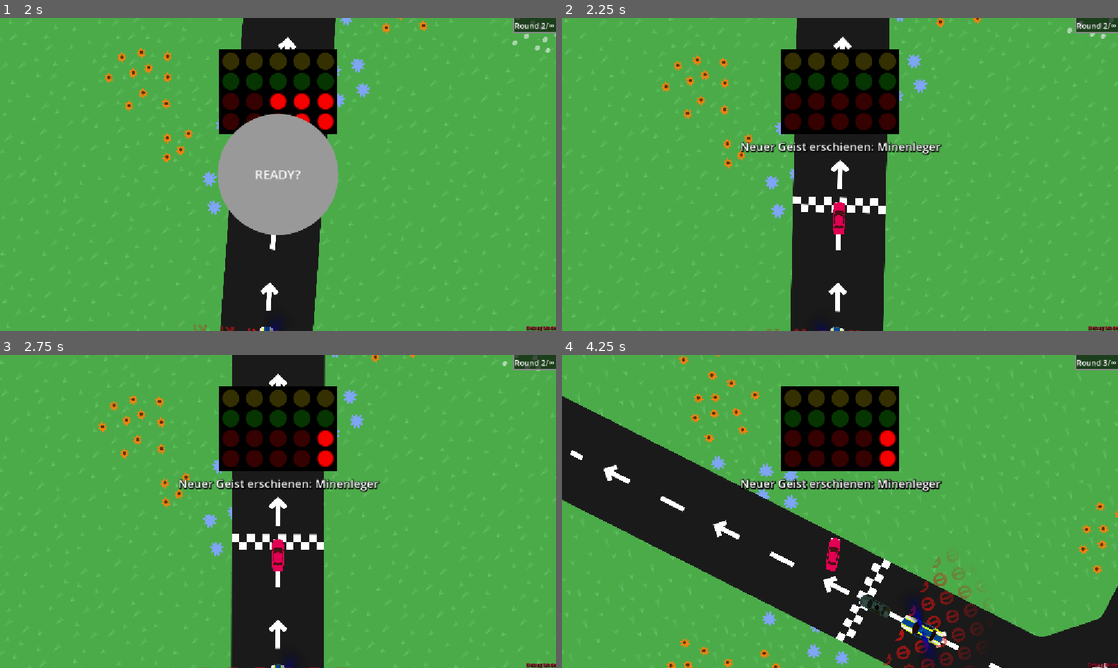
Above: before the commit, frames 1-4 (two rows, left to right).
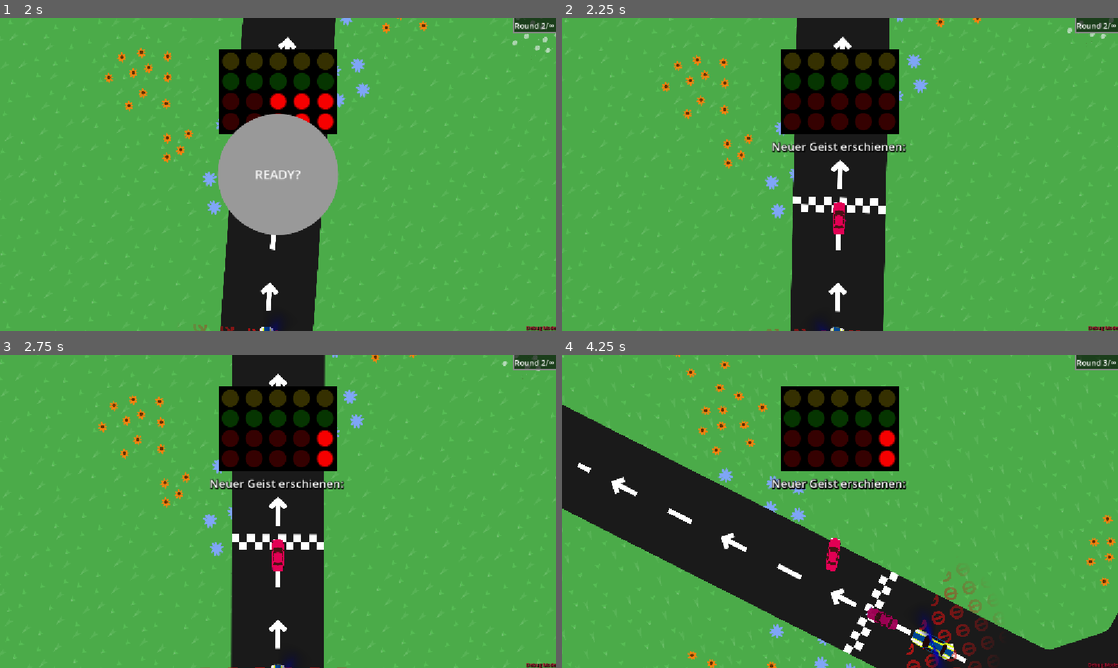
Above: after the commit, the same moments.

Repository: KIT-GameJam/dattel-jam
Game: Godot game, scene res://core/game_manager.tscn
Two runs of this game, one before a commit and one after it. Both use one fixed random seed, a clock stepped at 60 frames per second and the inputs below. Sound files missing from this copy of the repository are replaced by a short silence.
Inputs (mouse positions are in pixels of both pictures, inside the frame that each line leads up to):
- Up to frame 1 (2 s): click "READY?" at 0.5 s; move the mouse to (400, 158) at 1.27 s; hold D (right) from 1.28 s (still down); tap Space (temp_reach_goal) at 1.35 s
- Up to frame 2 (2.25 s): release D (right) at 2 s; click "READY?" at 2 s
- Up to frame 3 (2.75 s): no input
- Up to frame 4 (4.25 s): move the mouse to (728, 527) at 2.77 s; hold S (down) 2.78-3.53 s; tap Space (temp_reach_goal) at 2.85, 3.6 s; move the mouse to (895, 442) at 3.52 s; hold D (right) from 3.53 s (still down)

Frame 1 is identical in both runs. In frame 2, 0.9% of the frame differs, in the area x 32-69%, y 11-69%; in frame 3, 0.9%; in frame 4, 13%, in the area x 0-100%, y 0-100%.

Commit message:
du musst der aller erste sein (sonst gg)

Diff:
--- a/core/car.tscn
+++ /dev/null
@@ -1,59 +0,0 @@
-[gd_scene format=3 uid="uid://bjhhdrusuxlsr"]
-
-[ext_resource type="Script" path="res://core/car.gd" id="1_6811t"]
-[ext_resource type="Shader" uid="uid://slb8bxbkx4de" path="res://core/ghost.gdshader" id="1_n01it"]
-[ext_resource type="Texture2D" uid="uid://ok00q6682nb1" path="res://assets/car.svg" id="2_6811t"]
-[ext_resource type="Texture2D" uid="uid://1nvn5r7oornt" path="res://assets/tire.svg" id="4_7a1q3"]
-
-[sub_resource type="ShaderMaterial" id="ShaderMaterial_n01it"]
-shader = ExtResource("1_n01it")
-
-[sub_resource type="RectangleShape2D" id="RectangleShape2D_64ceh"]
-size = Vector2(8, 22)
-
-[node name="Car" type="CharacterBody2D" unique_id=721211325]
-material = SubResource("ShaderMaterial_n01it")
-scale = Vector2(0.75, 0.75)
-collision_layer = 2
-script = ExtResource("1_6811t")
-
-[node name="CollisionShape2D" type="CollisionShape2D" parent="." unique_id=788458496]
-shape = SubResource("RectangleShape2D_64ceh")
-
-[node name="Sprite2D" type="Sprite2D" parent="." unique_id=2103895134]
-use_parent_material = true
-rotation = -1.5707964
-scale = Vector2(0.05, 0.05)
-texture = ExtResource("2_6811t")
-
-[node name="Tire" type="Sprite2D" parent="Sprite2D" unique_id=1926844439]
-z_index = -1
-use_parent_material = true
-position = Vector2(145, 65.50001)
-rotation = 1.5707964
-scale = Vector2(0.25, 0.25)
-texture = ExtResource("4_7a1q3")
-
-[node name="Tire2" type="Sprite2D" parent="Sprite2D" unique_id=690129115]
-z_index = -1
-use_parent_material = true
-position = Vector2(145, -65.5)
-rotation = 1.5707964
-scale = Vector2(0.25, 0.25)
-texture = ExtResource("4_7a1q3")
-
-[node name="Tire3" type="Sprite2D" parent="Sprite2D" unique_id=191449843]
-z_index = -1
-use_parent_material = true
-position = Vector2(-148.33301, 65.5)
-rotation = 1.5707964
-scale = Vector2(0.25, 0.25)
-texture = ExtResource("4_7a1q3")
-
-[node name="Tire4" type="Sprite2D" parent="Sprite2D" unique_id=352449505]
-z_index = -1
-use_parent_material = true
-position = Vector2(-148.33301, -65.50001)
-rotation = 1.5707964
-scale = Vector2(0.25, 0.25)
-texture = ExtResource("4_7a1q3")
--- a/core/ghost_car.gd
+++ b/core/ghost_car.gd
@@ -3,7 +3,8 @@
 
 @export var ghost_name: String
 
-func pausable_physics_process(_delta: float) -> void:
+func _physics_process(_delta: float) -> void:
+	if Global.get_timestamp() <= 0: return
 	var unpackedHistoryEntry: UnpackedHistoryEntry = read_history()
 	global_rotation = unpackedHistoryEntry.rot
 	velocity = unpackedHistoryEntry.vel
--- a/core/global.gd
+++ b/core/global.gd
@@ -17,6 +17,13 @@
 func get_timestamp() -> float:
 	return get_level().get_timestamp()
 
+func is_race_started() -> bool:
+	return get_game().is_race_started
+func start_timestamping():
+	get_level().start_timestamping()
+func get_stage():
+	return get_game().stage
+
 func pause():
 	get_game_manager().pause()
 func unpause():
--- a/core/history_object.gd
+++ b/core/history_object.gd
@@ -13,16 +13,6 @@
 
 func reset_read_index():
 	_read_index = 0
-
-func is_race_started() -> bool:
-	return Global.get_game().is_race_started
-
-func pausable_physics_process(_delta: float) -> void:
-	pass
-
-func _physics_process(delta: float) -> void:
-	if is_race_started():
-		pausable_physics_process(delta)
 
 func write_history():
 	var entry: HistoryEntry = HistoryEntry.new(
--- a/core/level.gd
+++ b/core/level.gd
@@ -4,6 +4,7 @@
 @onready var walz: Path2D = $Walze
 var goal: FinishRoad
 var timestamp: float = 0.0
+var started_timestamping = false
 
 func _ready() -> void:
 	goal = find_children("*", "FinishRoad").get(0)
@@ -54,7 +55,8 @@
 	if Input.is_action_just_pressed_by_event("pause", event):
 		Global.pause()
 		get_viewport().set_input_as_handled()
-
+func start_timestamping():
+	started_timestamping = true
 func _physics_process(delta: float) -> void:
-	if Global.get_game().is_race_started:
+	if started_timestamping:
 		timestamp += delta
--- a/core/minen_leger.gd
+++ b/core/minen_leger.gd
@@ -3,7 +3,7 @@
 const mine_scene: PackedScene = preload("res://core/mine.tscn")
 
 func _on_minen_timer_timeout() -> void:
-	if not is_race_started(): return
+	if not Global.is_race_started(): return
 	var mine: Node2D = mine_scene.instantiate()
 	Global.get_level().add_child(mine)
 	mine.global_position = global_position
--- a/core/player_car.gd
+++ b/core/player_car.gd
@@ -1,13 +1,16 @@
 class_name PlayerCar
 extends HistoryObject
 
-const MAX_SPEED := 200.0
+const MAX_SPEED := 150.0
+const STAGE_SPEED_MODIFIER := 1.12
 const ROTATION_SPEED := 1.8
-const ACCEL := 50.0
+const ACCEL := 60.0
 const SPEED_DOWN_FACTOR := 0.3
 const DEFAULT_ROTATION: float = deg_to_rad(-90.0);
 const TIRE_ANGLE: float = deg_to_rad(30.0);
 const BRUMM1: AudioStreamOggVorbis = preload("res://assets/sfx/BrummBrumm1.ogg")
+
+
 const BRUMM2: AudioStreamOggVorbis = preload("res://assets/sfx/BrummBrumm2.ogg")
 
 @onready var detection_area: Area2D = $DetectionArea
@@ -37,21 +40,20 @@
 	if Input.is_action_pressed("right"):
 		turn_right(ROTATION_SPEED * delta)
 		rotate_tire(1)
-	if Input.is_action_pressed("up"):
-		gas_pedal_factor = 1.5
-	elif Input.is_action_pressed("down"):
-		gas_pedal_factor = 0.7
+	if Input.is_action_pressed("down"):
+		gas_pedal_factor = 0.6
 	else:
 		gas_pedal_factor = 1.0
 
-func pausable_physics_process(delta: float) -> void:
+func _physics_process(delta: float) -> void:
+	if !Global.is_race_started(): return
 	process_input(delta)
 	var ground_speed := 0.3
 	for area in detection_area.get_overlapping_areas():
 		if is_instance_of(area, Road):
 			ground_speed = area.drive_speed
 			break
-	var max_speed: float = ground_speed * MAX_SPEED * gas_pedal_factor
+	var max_speed: float = ground_speed * MAX_SPEED * gas_pedal_factor * pow(STAGE_SPEED_MODIFIER, Global.get_stage())
 	speed += ACCEL * delta
 	if speed >= max_speed:
 		# progressively speed down on max speed
--- a/core/walze.gd
+++ b/core/walze.gd
@@ -1,6 +1,6 @@
 extends Path2D
 
-@export var speed := 195.0
+@export var speed := 50.0
 
 @onready var follow: PathFollow2D = $PathFollow2D
 
@@ -11,7 +11,7 @@
 	follow.progress = follow.progress - 100.0
 
 func _physics_process(delta: float) -> void:
-	if not Global.get_game().is_race_started: return
+	if not Global.is_race_started(): return
 	current_speed += delta * 50.0
 	current_speed = min(speed, current_speed)
 	follow.progress += delta * current_speed
--- a/game.gd
+++ b/game.gd
@@ -22,7 +22,7 @@
 var traffic_light_ui: Node
 const player_scene: PackedScene = preload("res://core/player_car.tscn")
 const ghost_car_scenes: Array[PackedScene] = [
-	preload("res://core/minen_leger.tscn"),
+	preload("res://core/ghost_car.tscn"),
 ]
 var player: HistoryObject
 var cars: Array [HistoryObject] = []
@@ -68,8 +68,8 @@
 func start_race() -> void:
 	is_race_started = true
 
-func end_level() -> void:
-	if lives <= 0:
+func end_level(lost: bool = false) -> void:
+	if lost:
 		game_over()
 		return
 	if ready_ui:
--- a/road/finish_road.gd
+++ b/road/finish_road.gd
@@ -7,6 +7,8 @@
 func _on_finish_line_body_entered(body: Node2D) -> void:
 	if active and body is PlayerCar:
 		Global.get_game().end_level()
+	elif active:
+		Global.get_game().end_level(true)
 
 func _on_finish_line_body_exited(body: Node2D) -> void:
 	if body is PlayerCar:
--- a/road/finish_road.tscn
+++ b/road/finish_road.tscn
@@ -25,7 +25,7 @@
 
 [node name="FinishLine" type="Area2D" parent="." index="3" unique_id=2135732532]
 collision_layer = 0
-collision_mask = 16
+collision_mask = 18
 
 [node name="CollisionShape2D" type="CollisionShape2D" parent="FinishLine" index="0" unique_id=268902797]
 position = Vector2(-25.5, 0)
--- a/ui/beep_boop.gd
+++ b/ui/beep_boop.gd
@@ -27,6 +27,8 @@
 		tween.tween_callback(queue_free)
 		return
 	step += 1
+	if step >= len(traffic_lights) - Global.get_stage()*1.25:
+		Global.start_timestamping()
 	if step <= len(traffic_lights):
 		beep.play()
 		traffic_lights[len(traffic_lights) - step].make_red()
Not shown: 2 places in core/level.tscn that only renumber resources
